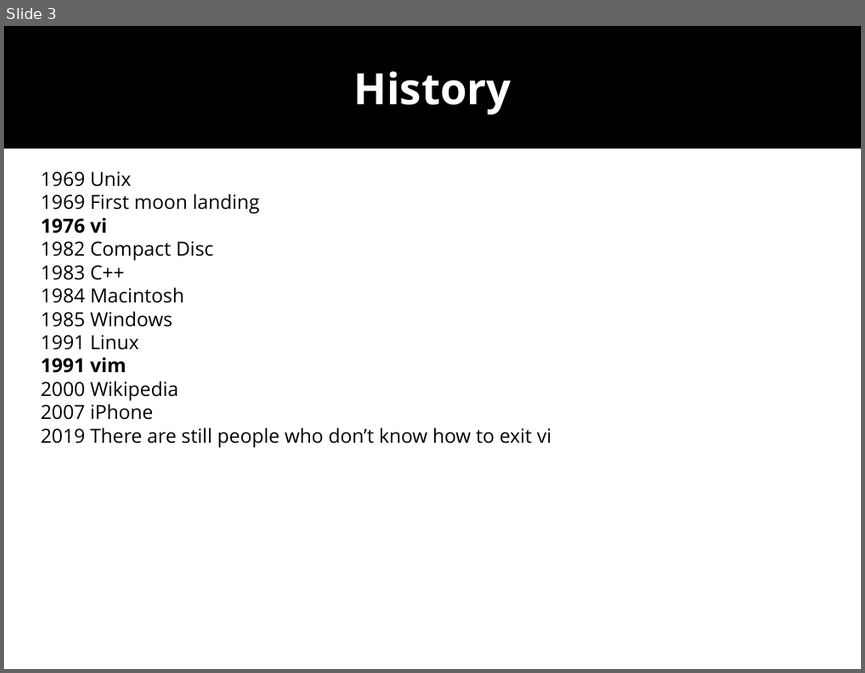
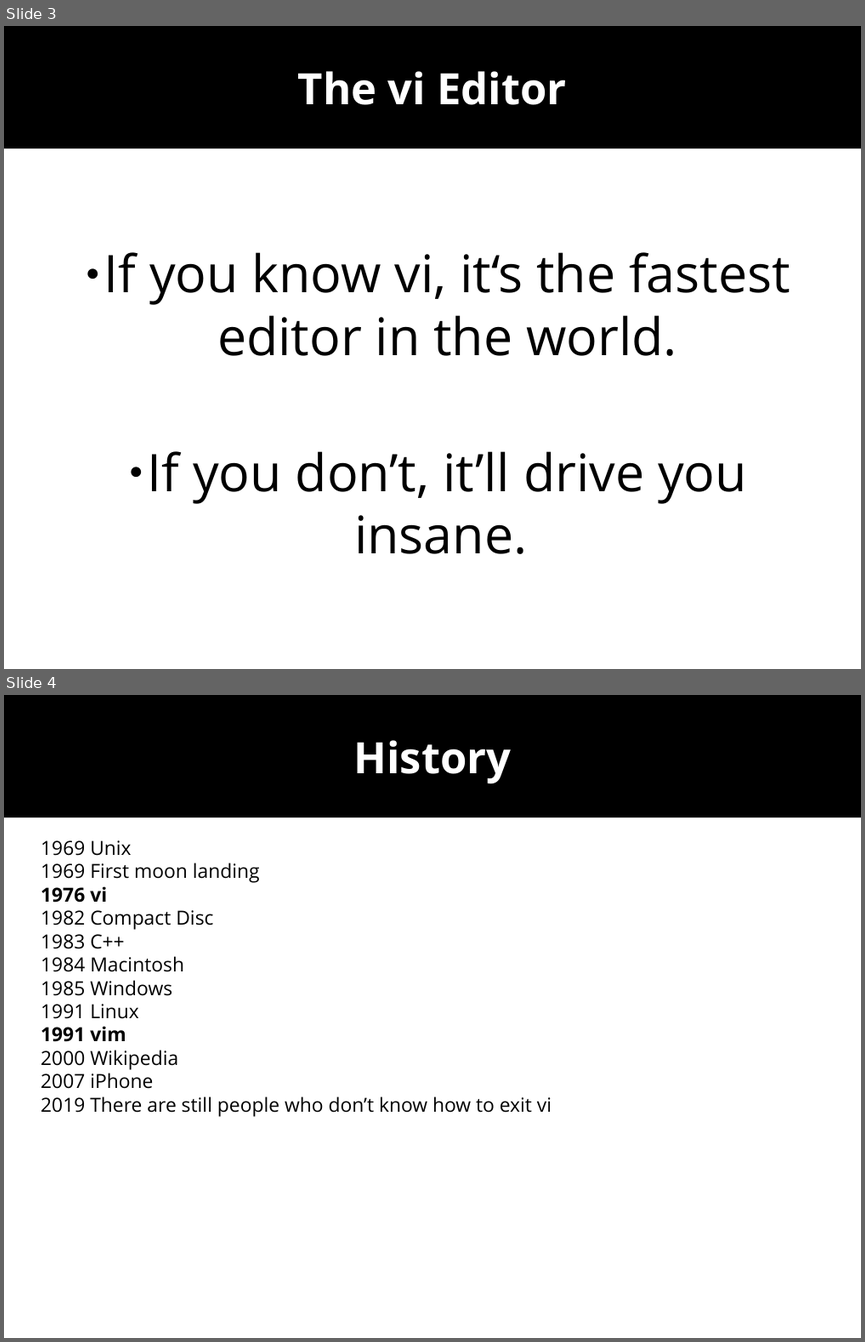
Before and after one commit to wolframroesler/Talks, a slide deck: vi.odp. Shown one above the other, each under a label of ours: slide 3 before the commit, slides 3 and 4 after it. The pictures are 865x673 and 865x1342 pixels, drawn with LibreOffice and Linux fonts; fonts in the diff are those of the drawing. Boxes give left, top, right and bottom in pixels: in the first picture for what was removed or moved away, otherwise in the second. Text is boxed around its words. In the diff, an @@ line names an element or a change of style, - is before the commit and + after.

Commit message:
Add slide to vi talk: If you know vi ...

```diff
--- a/vi.odp
+++ b/vi.odp
@@ slide 3 added at [4,26,861,669], background #FFFFFF @@
@@ subtitle added at [4,26,861,148], fill #000000, 40 pt, text #FFFFFF, bold @@
+The vi Editor
@@ text added at [104,252,790,554], 48 pt, text #000000 @@
+● If you know vi, it‘s the fastest editor in the world.
+● If you don’t, it’ll drive you insane.
@@ what was slide 3 is now slide 4 @@
```
Also in this commit, not shown: 1 slide changed, 1 other file.
